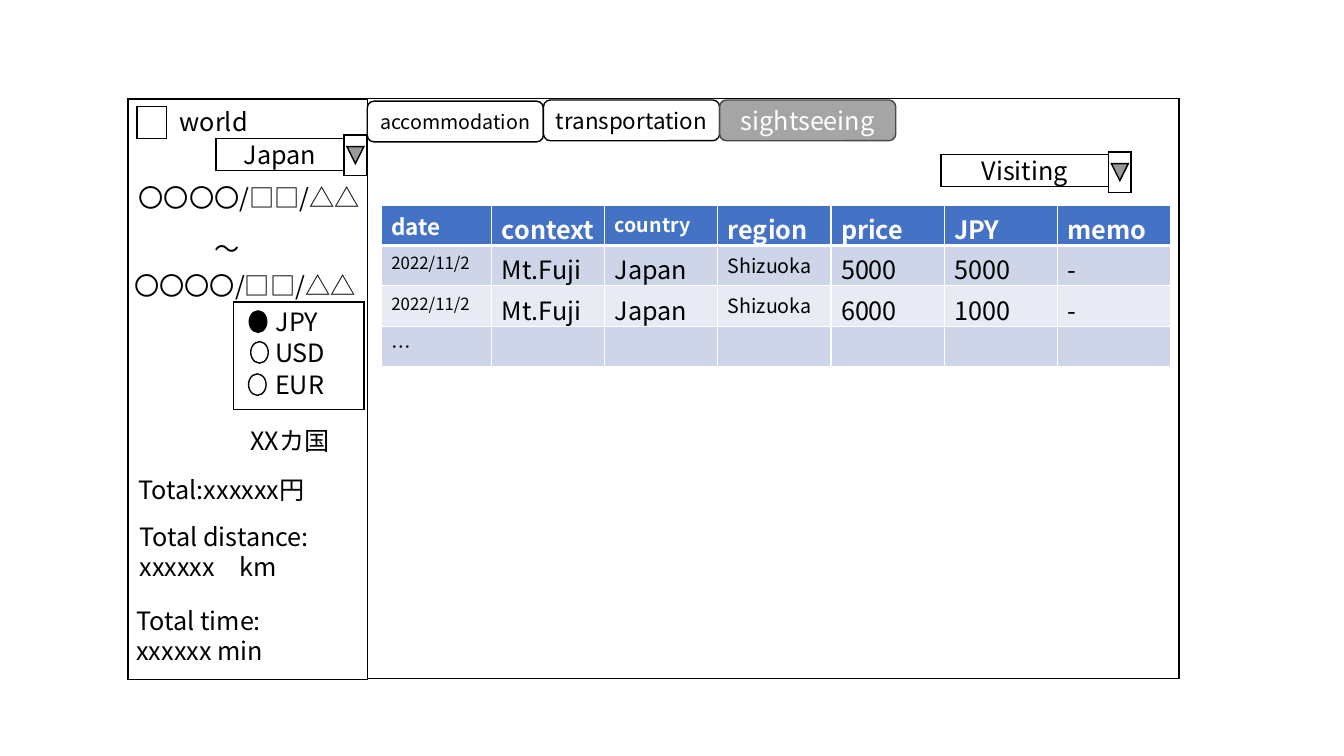
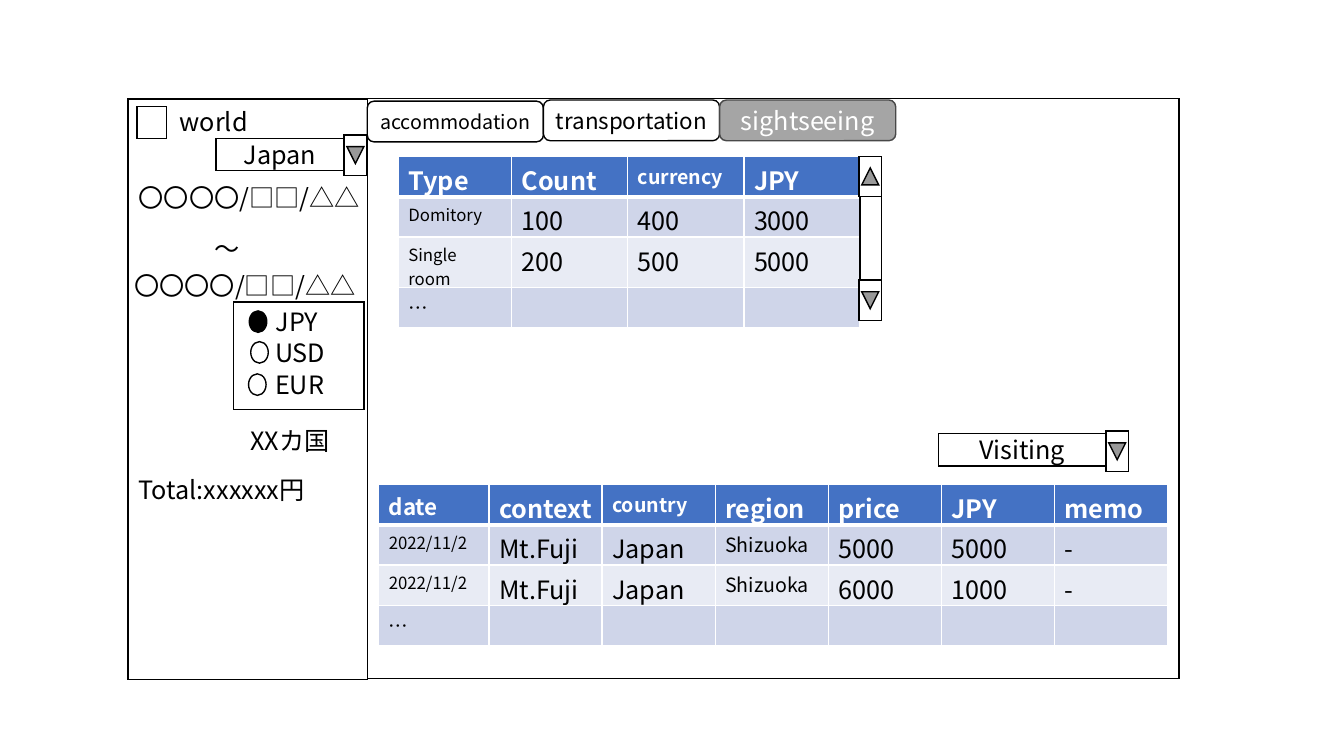
Before and after one commit to yomai-hiyashidewa/WorldTravelingLogger, a slide deck: slide 5 of models/UI.pptx. Drawn at 1344x756 pixels with LibreOffice and Linux fonts; fonts in the diff are those of the drawing. Boxes give left, top, right and bottom in pixels: in the first picture for what was removed or moved away, otherwise in the second. Text is boxed around its words. In the diff, an @@ line names an element or a change of style, - is before the commit and + after.

```diff
--- a/models/UI.pptx
+++ b/models/UI.pptx
@@ table added at (398, 156, 859, 318), 4 rows, 4 columns @@
+Type | Count | currency | JPY
+Domitory | 100 | 400 | 3000
+Single room | 200 | 500 | 5000
+… |  |  | 
@@ action button back previous added at (859, 156, 881, 197), fill #FFFFFF, outline #000000 1 pt @@
@@ rectangle added at (860, 191, 881, 291), fill #FFFFFF, outline #000000 1 pt @@
@@ action button back previous added at (859, 280, 881, 321), fill #FFFFFF, outline #000000 1 pt @@
@@ rectangle "Visiting": place and size @@
-rectangle "Visiting" at (942, 154, 1109, 187)
+rectangle "Visiting" at (939, 434, 1106, 466)
@@ action button back previous: place and size @@
-action button back previous at (1109, 152, 1131, 193)
+action button back previous at (1106, 432, 1128, 472)
@@ table: place and size @@
-table at (381, 205, 1169, 366)
+table at (379, 484, 1167, 645)
@@ text removed at (139, 526, 308, 576) @@
-Total distance:
-xxxxxx km
@@ text removed at (136, 610, 263, 660) @@
-Total time:
-xxxxxx min
```
Also in this commit, not shown: 3 other slides changed, 11 other files.
